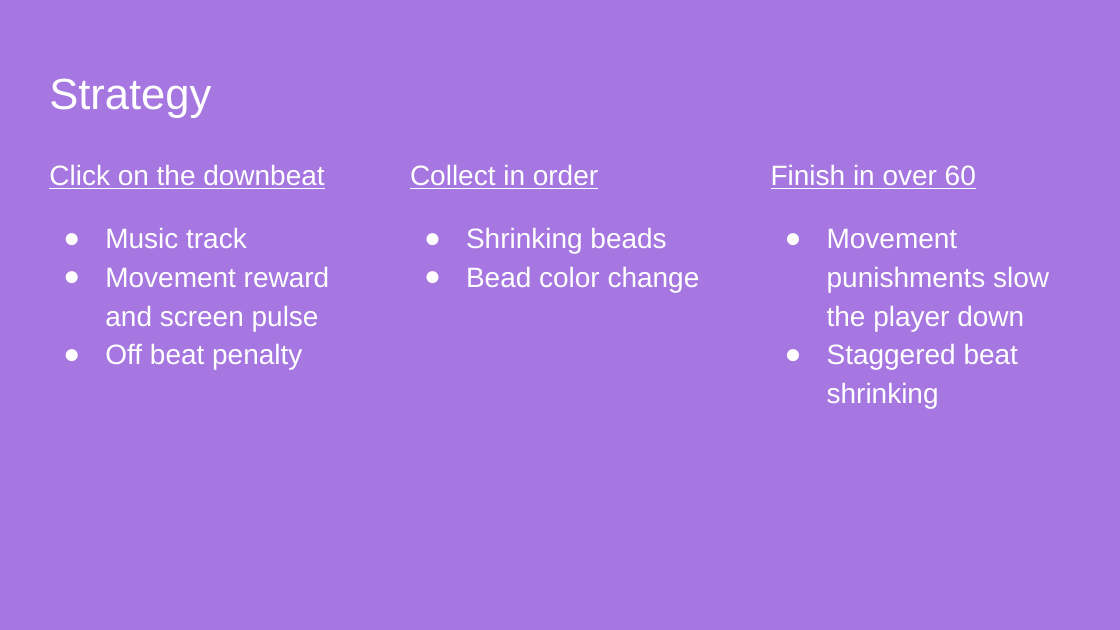
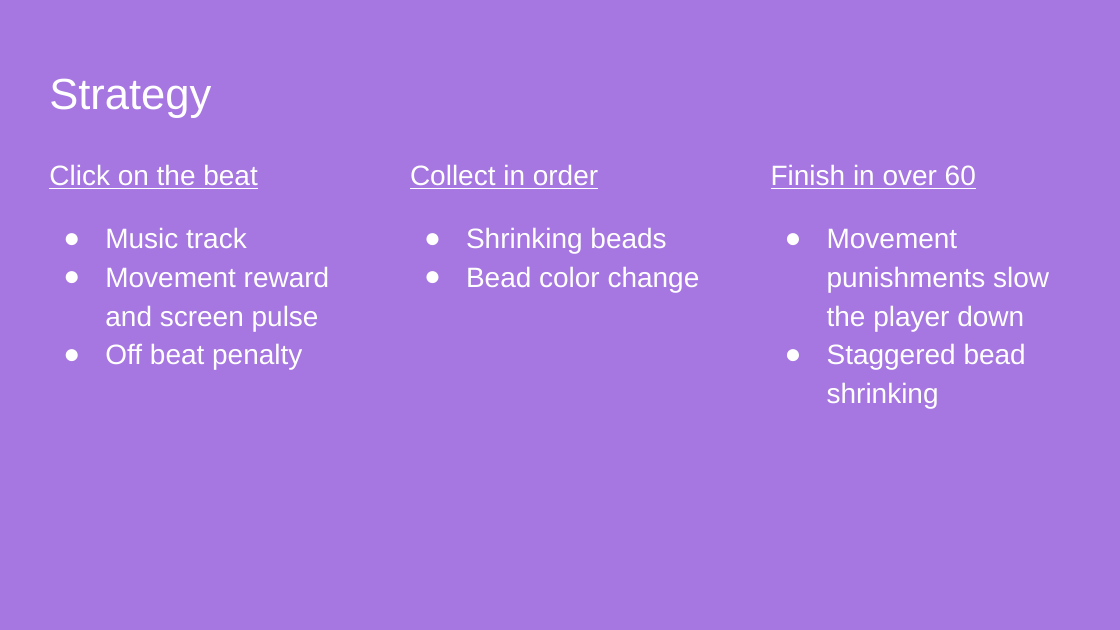
Before and after one commit to JustWungusAndJimmy/JustWungusAndJimmy.github.io, a slide deck: slide 4 of presentations/Assignment5.pptx. Drawn at 1120x630 pixels with LibreOffice and Linux fonts; fonts in the diff are those of the drawing. Boxes give left, top, right and bottom in pixels: in the first picture for what was removed or moved away, otherwise in the second. Text is boxed around its words. In the diff, an @@ line names an element or a change of style, - is before the commit and + after.

Commit message:
fix again

```diff
--- a/presentations/Assignment5.pptx
+++ b/presentations/Assignment5.pptx
@@ text at (49,165,257,189): text changed @@
-Click on the downbeat
+Click on the beat
@@ text at (827,344,1026,408): text changed @@
-● Staggered beat shrinking
+● Staggered bead shrinking
```
